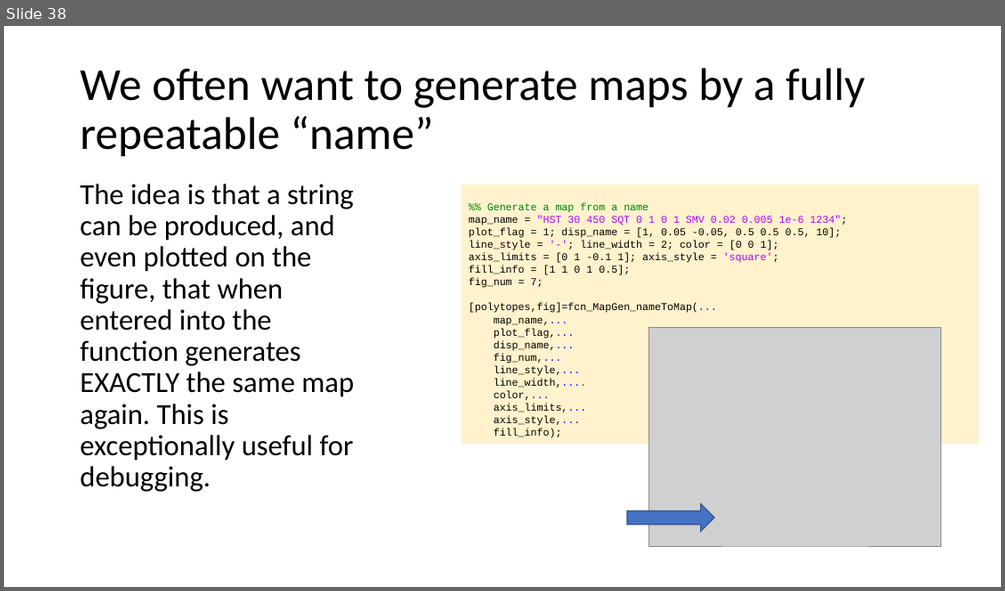
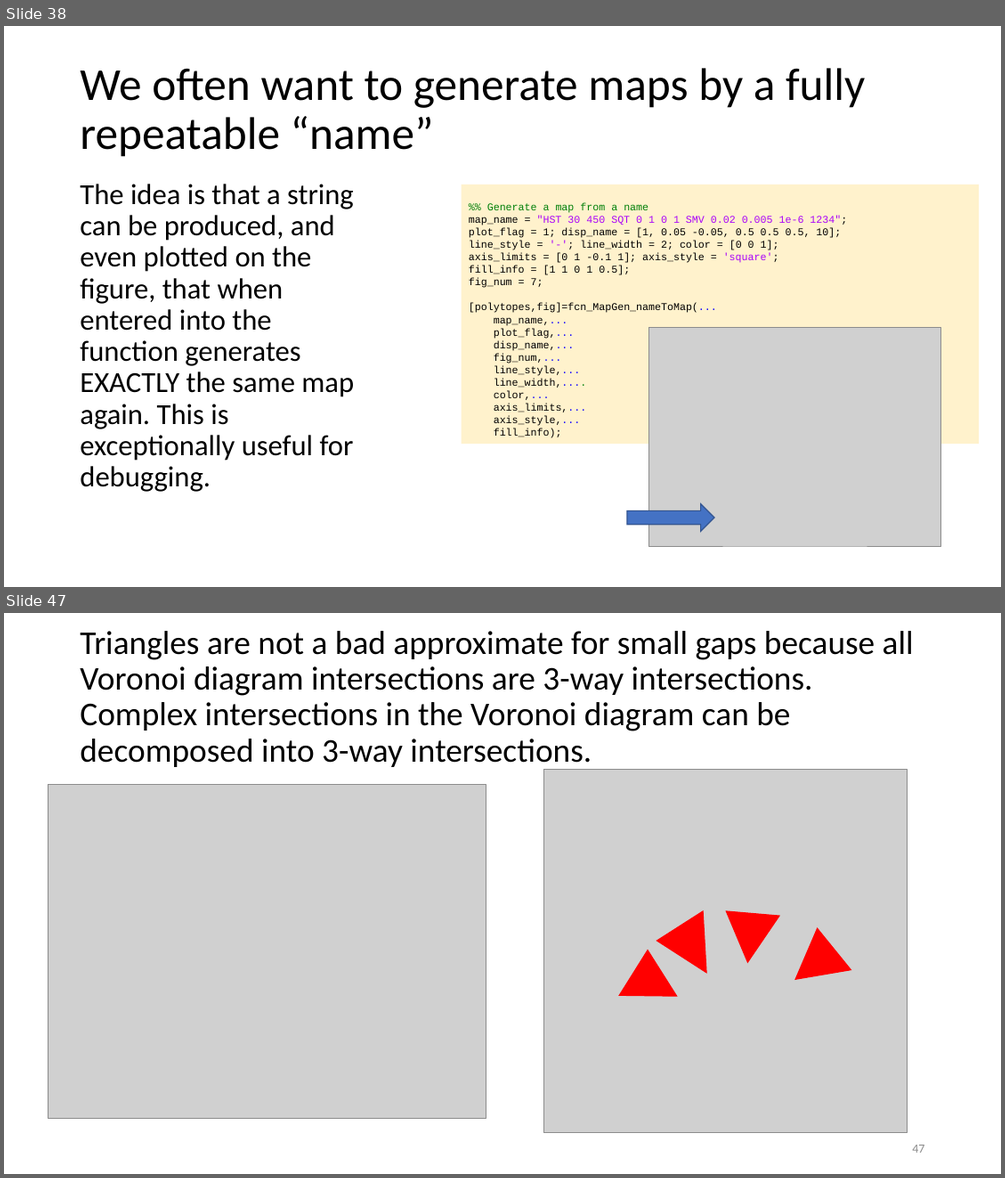
Before and after one commit to ivsg-psu/PathPlanning_MapTools_MapGenClassLibrary, a slide deck: Documents/MapGenClassLibrary.pptx. Shown one above the other, each under a label of ours: slide 38 before the commit, slides 38 and 47 after it; the slides between them are not shown. The pictures are 1005x591 and 1005x1178 pixels, drawn with LibreOffice and Linux fonts; fonts in the diff are those of the drawing; grey boxes stand for pictures. Boxes give left, top, right and bottom in pixels: in the first picture for what was removed or moved away, otherwise in the second. Text is boxed around its words. In the diff, an @@ line names an element or a change of style, - is before the commit and + after.

```diff
--- a/Documents/MapGenClassLibrary.pptx
+++ b/Documents/MapGenClassLibrary.pptx
@@ slide 47 added at [4,613,1001,1174], background #FFFFFF @@
@@ title added at [80,631,914,770], 32 pt, text #000000 @@
+Triangles are not a bad approximate for small gaps because all Voronoi diagram intersections are 3-way intersections. Complex intersections in the Voronoi diagram can be decomposed into 3-way intersections.
@@ picture added at [544,770,907,1133] @@
@@ picture added at [48,784,485,1118] @@
@@ triangle added at [657,911,732,986], fill #FF0000, outline #FF0000 1 pt @@
@@ triangle added at [722,911,779,965], fill #FF0000, outline #FF0000 1 pt @@
@@ triangle added at [779,928,850,1000], fill #FF0000, outline #FF0000 1 pt @@
@@ triangle added at [620,950,689,1022], fill #FF0000, outline #FF0000 1 pt @@
@@ page number added at [912,1144,924,1152], 12 pt, text #8C8C8C @@
+47
```
Also in this commit, not shown: 18 other slides added, 3 other files.
